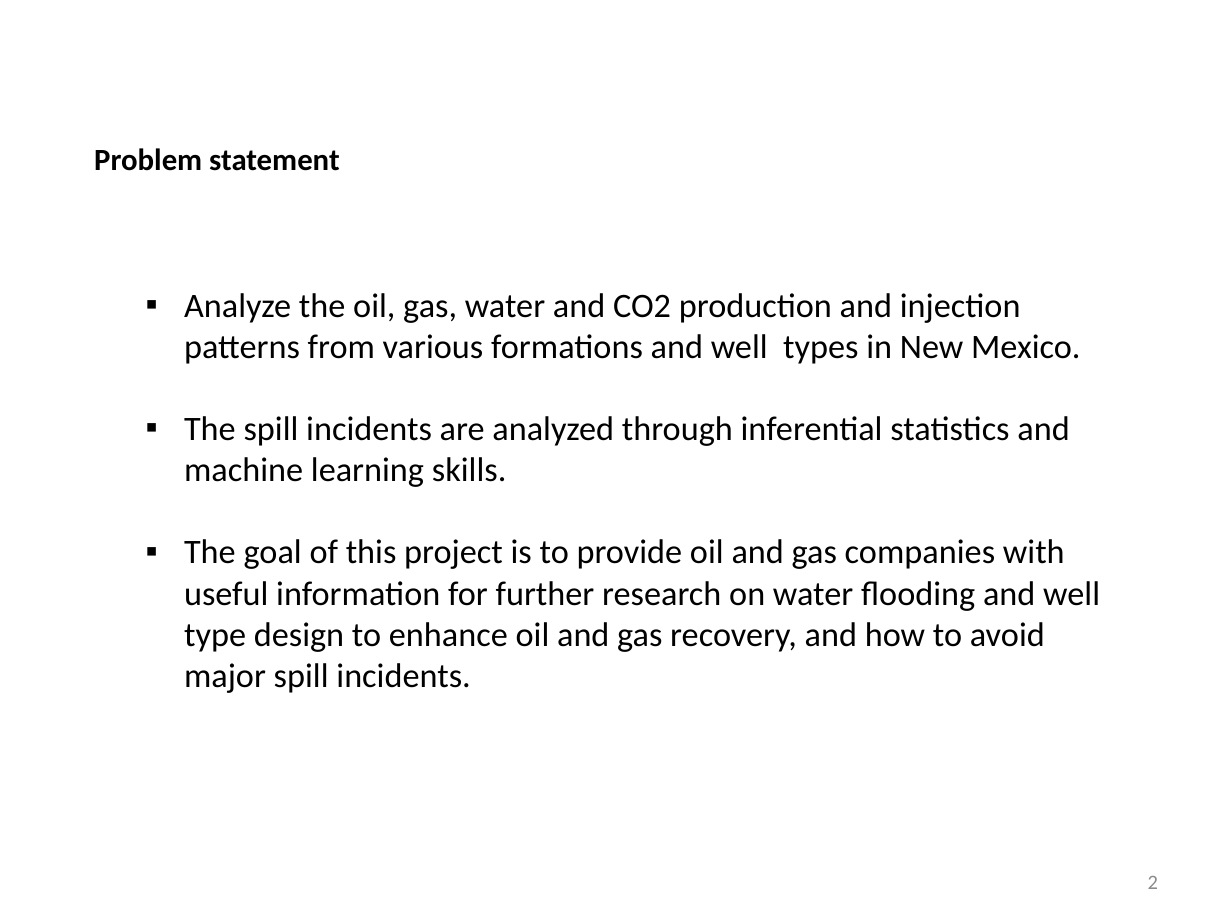
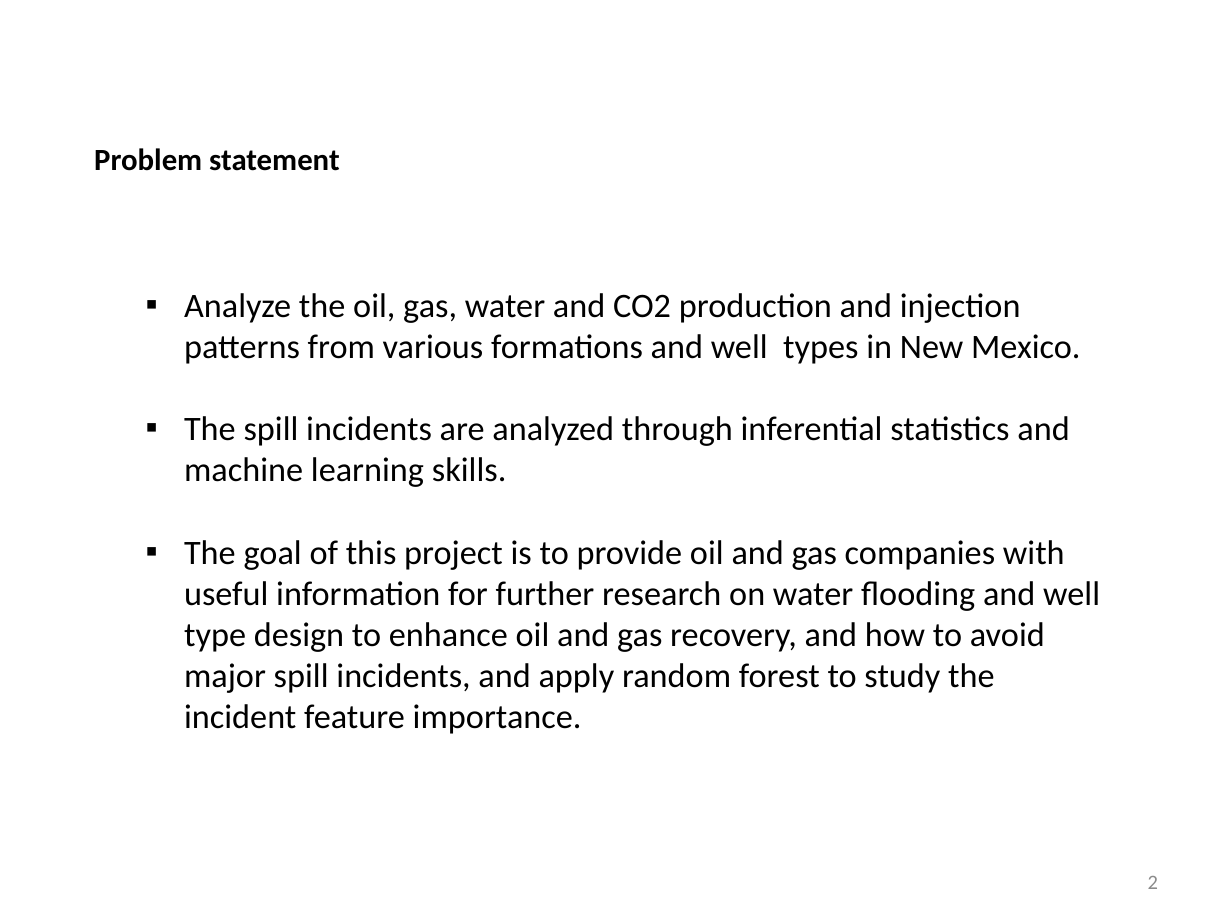
Before and after one commit to Jingxiang6/capstone_projection_1_new_mexico_ocd_oil_gas_well_incident_data_practice, a slide deck: slide 2 of capstone_project1_New_Mexico_Well_Oil_Gas_Spill_Incidents.pptx. Drawn at 1232x924 pixels with LibreOffice and Linux fonts; fonts in the diff are those of the drawing. Boxes give left, top, right and bottom in pixels: in the first picture for what was removed or moved away, otherwise in the second. Text is boxed around its words. In the diff, an @@ line names an element or a change of style, - is before the commit and + after.

```diff
--- a/capstone_project1_New_Mexico_Well_Oil_Gas_Spill_Incidents.pptx
+++ b/capstone_project1_New_Mexico_Well_Oil_Gas_Spill_Incidents.pptx
@@ text at (184,540,1100,734): text changed @@
-▪ The goal of this project is to provide oil and gas companies with useful information for further research on water flooding and well type design to enhance oil and gas recovery, and how to avoid major spill incidents.
+▪ The goal of this project is to provide oil and gas companies with useful information for further research on water flooding and well type design to enhance oil and gas recovery, and how to avoid major spill incidents, and apply random forest to study the incident feature importance.
```
Also in this commit, not shown: 2 other slides changed, 1 other file.
